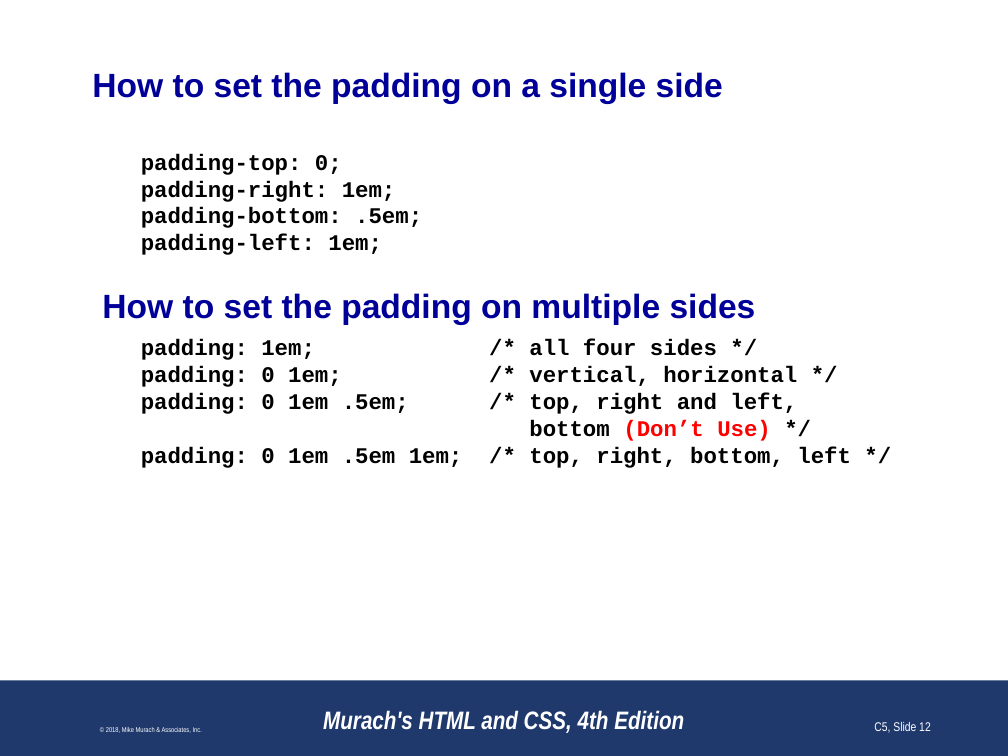
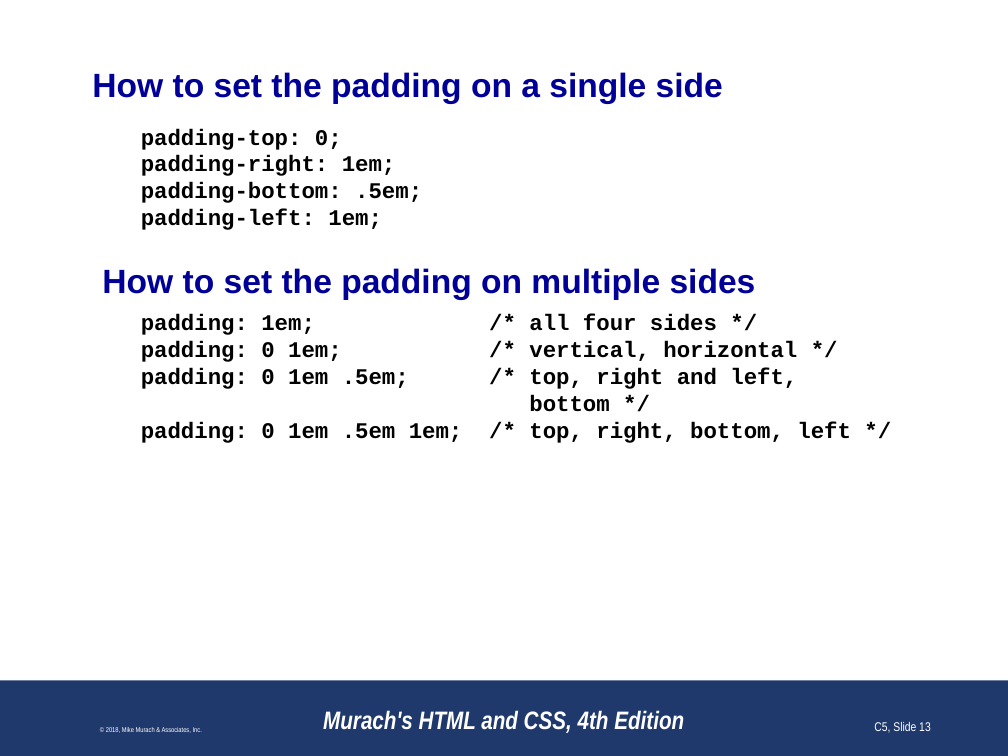
Before and after one commit to paulsmithkc/awd1000_base_lab_and_homework, a slide deck: slide 13 of murach_html_4e/slides/Chapter 5 slides (Revised).pptx (slide 12 before the commit). Drawn at 1008x756 pixels with LibreOffice and Linux fonts; fonts in the diff are those of the drawing; background and template pictures are left out. Boxes give left, top, right and bottom in pixels: in the first picture for what was removed or moved away, otherwise in the second. Text is boxed around its words. In the diff, an @@ line names an element or a change of style, - is before the commit and + after.

```diff
--- a/murach_html_4e/slides/Chapter 5 slides (Revised).pptx
+++ b/murach_html_4e/slides/Chapter 5 slides (Revised).pptx
@@ text "padding-top: 0;" moved from (x1=102, y1=154, x2=851, y2=468) to (x1=102, y1=128, x2=851, y2=443) @@
@@ text at (x1=141, y1=368, x2=797, y2=412): text changed @@
-padding: 0 1em .5em; /* top, right and left,
-bottom (Don’t Use) */
+padding: 0 1em .5em; /* top, right and left,
+bottom */
@@ page number at (x1=874, y1=722, x2=931, y2=733): text changed @@
-C5, Slide 12
+C5, Slide 13
```
Also in this commit, not shown: 27 other slides changed, 1 slide added, 2 slides removed.
